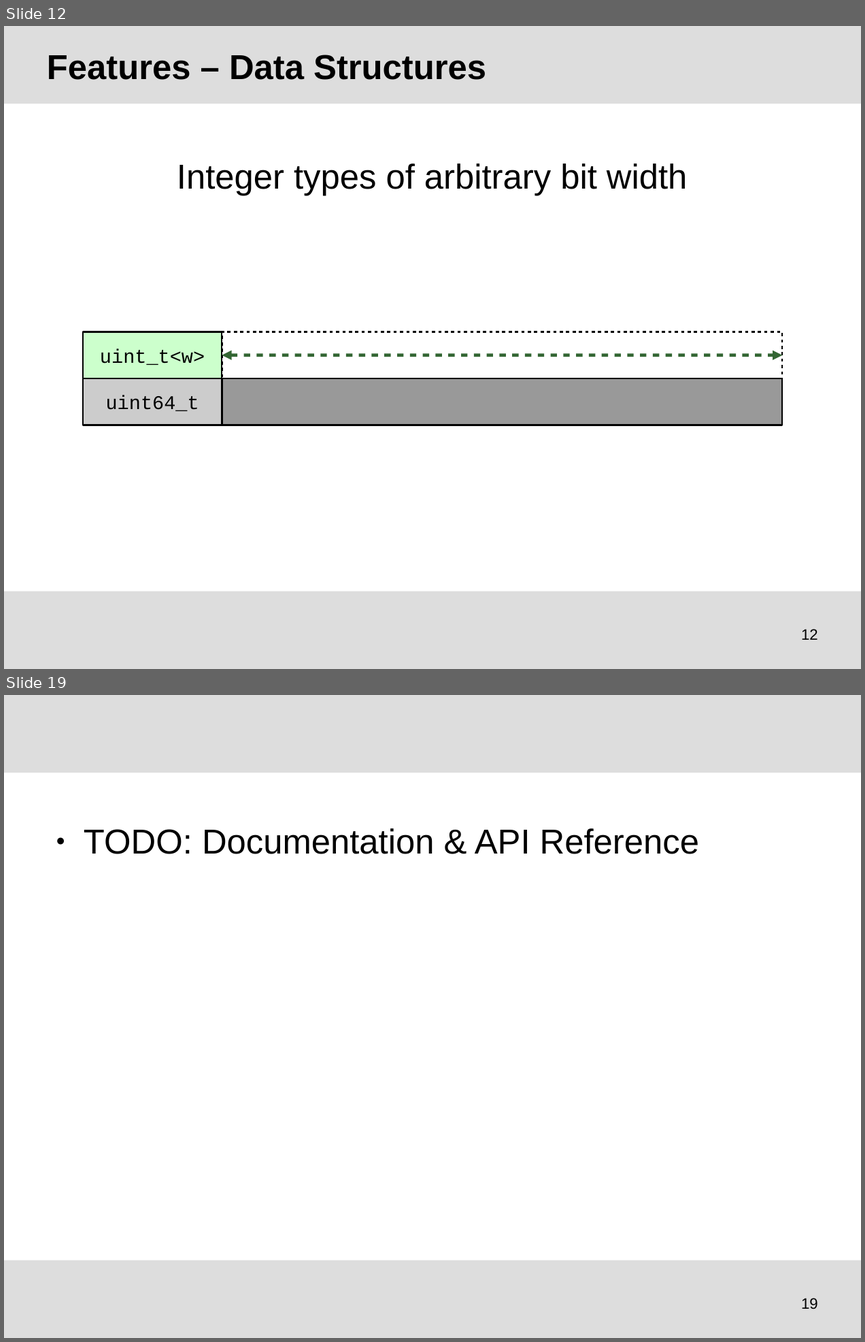
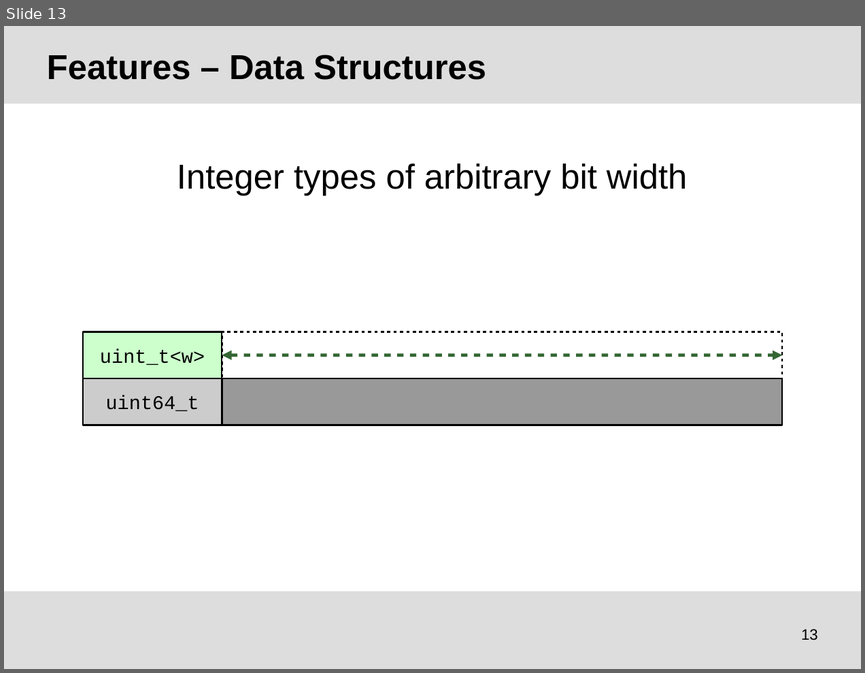
Before and after one commit to tudocomp/tudocomp, a slide deck: etc/presentation.odp. Shown one above the other, each under a label of ours: slides 12 and 19 before the commit, slide 13 after it; the slides between them are not shown. The pictures are 865x1342 and 865x673 pixels, drawn with LibreOffice and Linux fonts; fonts in the diff are those of the drawing; background and template pictures are left out. Boxes give left, top, right and bottom in pixels: in the first picture for what was removed or moved away, otherwise in the second. Text is boxed around its words. In the diff, an @@ line names an element or a change of style, - is before the commit and + after.

```diff
--- a/etc/presentation.odp
+++ b/etc/presentation.odp
@@ slide 19 removed at (4,695,861,1338), background #FFFFFF; not listed: 2 template elements that a slide beside it also shows @@
@@ text removed at (84,828,699,854) @@
-● TODO: Documentation & API Reference
@@ page number removed at (801,1297,818,1308) @@
-19
@@ what was slide 12 is now slide 13 @@
@@ page number at (801,628,818,640): text changed @@
-12
+13
```
Also in this commit, not shown: 7 slides changed, 5 slides added, 2 other slides removed.
